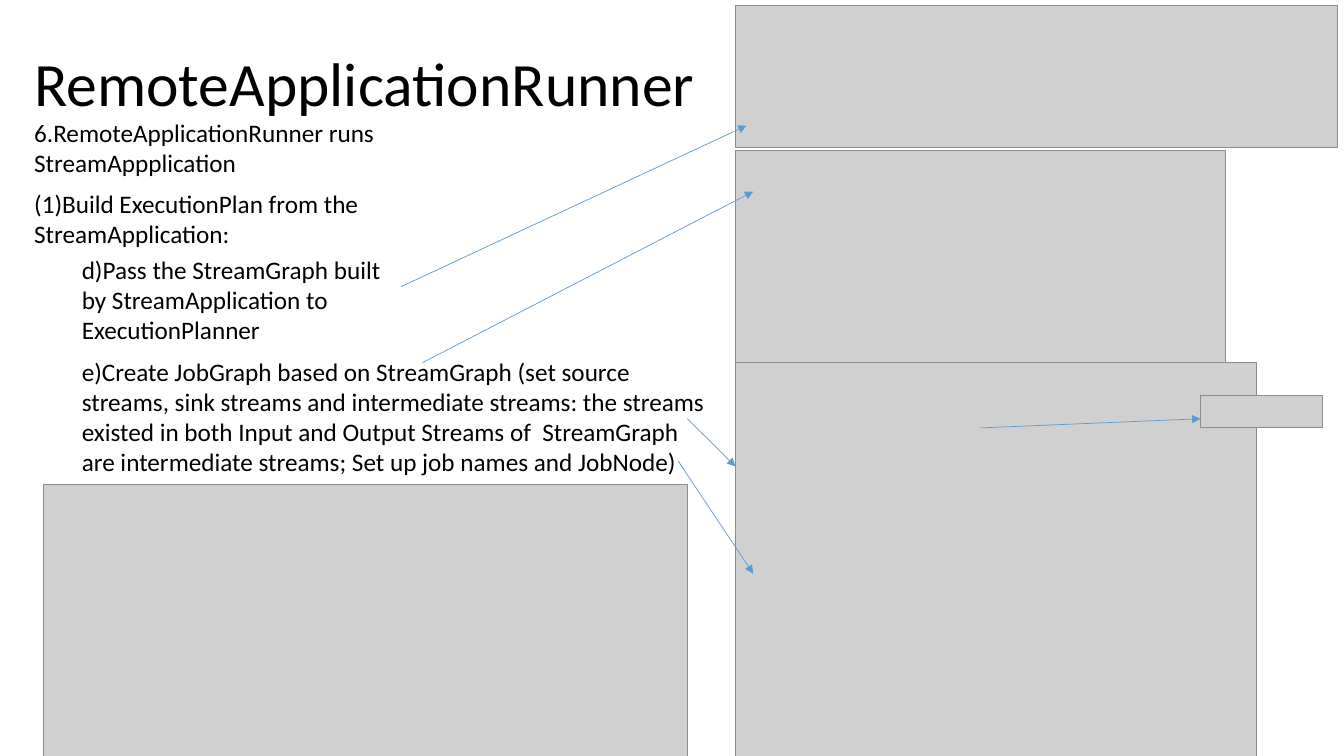
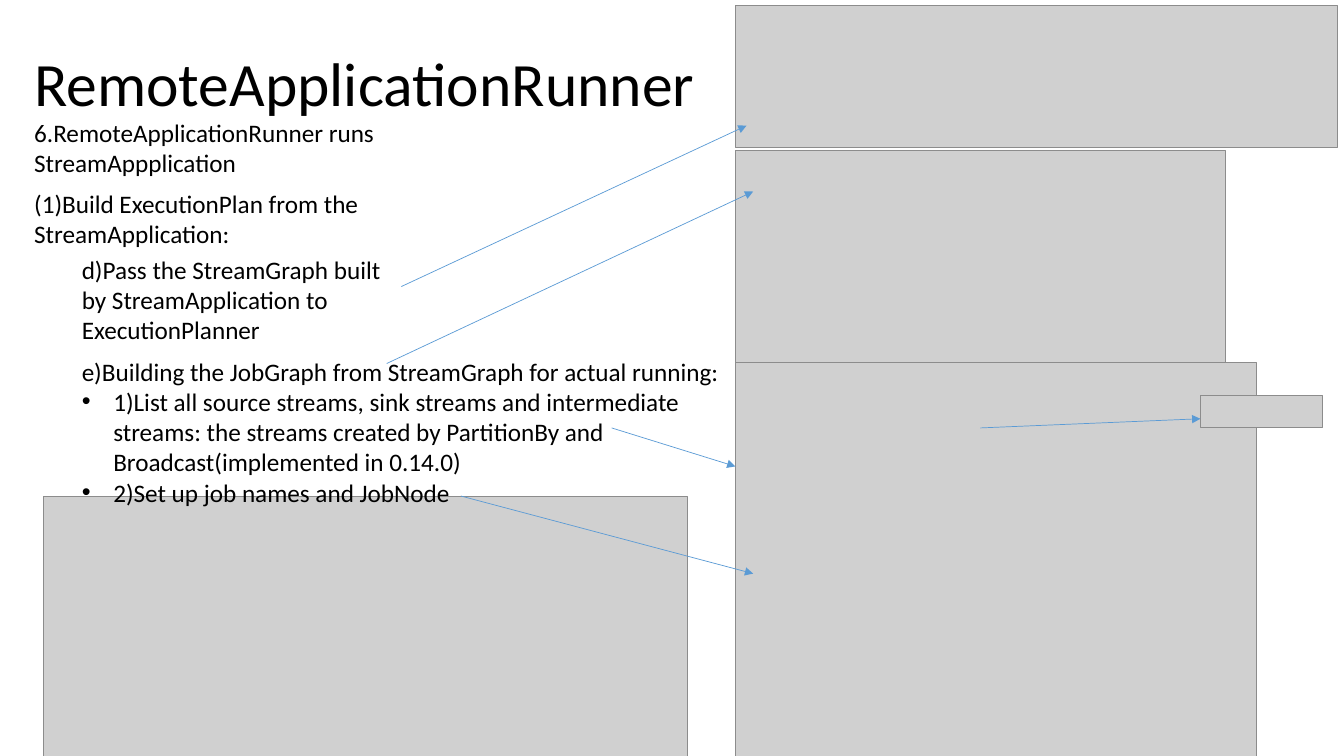
Before and after one commit to Swrrt/Samza-Documents, a slide deck: slide 29 of Documentation/SamzaStructure.pptx (slide 23 before the commit). Drawn at 1344x756 pixels with LibreOffice and Linux fonts; fonts in the diff are those of the drawing; grey boxes stand for pictures. Boxes give left, top, right and bottom in pixels: in the first picture for what was removed or moved away, otherwise in the second. Text is boxed around its words. In the diff, an @@ line names an element or a change of style, - is before the commit and + after.

Commit message:
JobGraph now

```diff
--- a/Documentation/SamzaStructure.pptx
+++ b/Documentation/SamzaStructure.pptx
@@ arrow moved from (422, 363) - (753, 192) to (387, 364) - (753, 192) @@
@@ text at (x1=82, y1=360, x2=718, y2=507): text changed @@
-e)Create JobGraph based on StreamGraph (set source streams, sink streams and intermediate streams: the streams existed in both Input and Output Streams of StreamGraph are intermediate streams; Set up job names and JobNode)
+e)Building the JobGraph from StreamGraph for actual running:
+• 1)List all source streams, sink streams and intermediate streams: the streams created by PartitionBy and Broadcast(implemented in 0.14.0)
+• 2)Set up job names and JobNode
@@ arrow moved from (688, 418) - (736, 467) to (612, 429) - (736, 467) @@
@@ picture resized from (x1=43, y1=485, x2=688, y2=756) to (x1=43, y1=496, x2=688, y2=756) @@
@@ arrow moved from (679, 461) - (753, 574) to (461, 496) - (753, 574) @@
```
Also in this commit, not shown: 3 other slides changed, 7 slides added.
